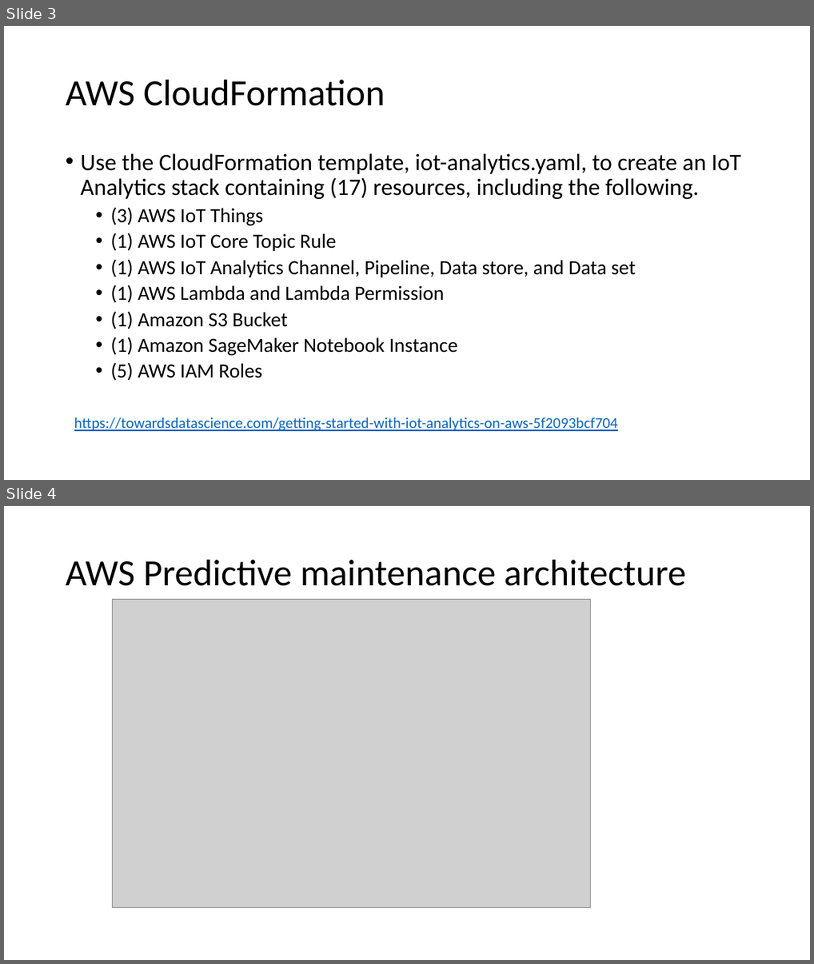
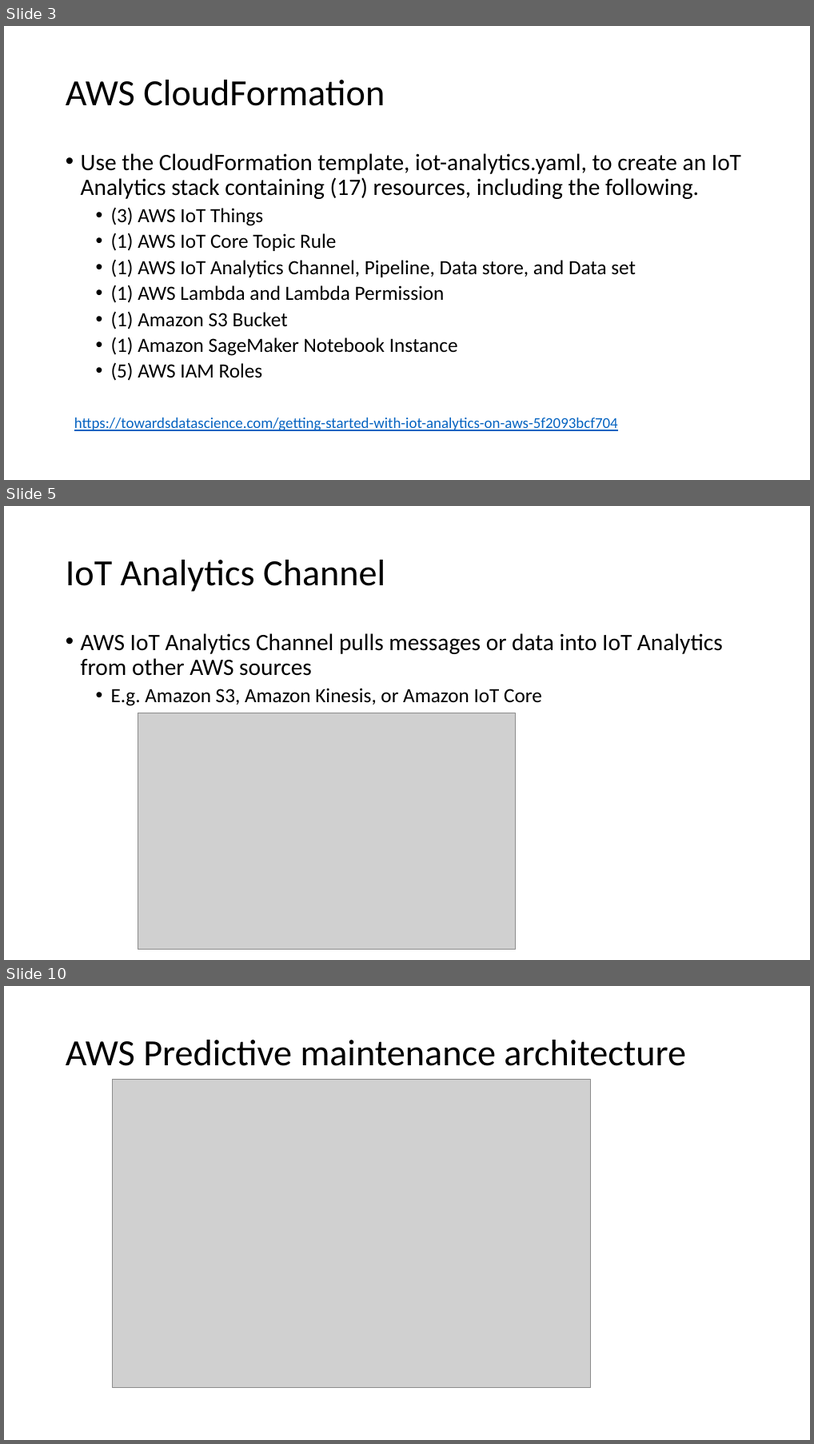
Before and after one commit to xuan0802/iot_slide, a slide deck: IoT analytics.pptx. Shown one above the other, each under a label of ours: slides 3 and 4 before the commit, slides 3, 5 and 10 after it; the slides between them are not shown. The pictures are 814x964 and 814x1444 pixels, drawn with LibreOffice and Linux fonts; fonts in the diff are those of the drawing; grey boxes stand for pictures. Boxes give left, top, right and bottom in pixels: in the first picture for what was removed or moved away, otherwise in the second. Text is boxed around its words. In the diff, an @@ line names an element or a change of style, - is before the commit and + after.

```diff
--- a/IoT analytics.pptx
+++ b/IoT analytics.pptx
@@ slide 5 added at (4,506,810,960), background #FFFFFF @@
@@ title added at (66,560,386,592), 44 pt, text #000000 @@
+IoT Analytics Channel
@@ text added at (81,633,723,706), 28 pt, text #000000 @@
+• AWS IoT Analytics Channel pulls messages or data into IoT Analytics from other AWS sources
+  • E.g. Amazon S3, Amazon Kinesis, or Amazon IoT Core
@@ picture added at (138,712,516,949) @@
@@ what was slide 4 is now slide 10 @@
```
Also in this commit, not shown: 5 other slides added.
